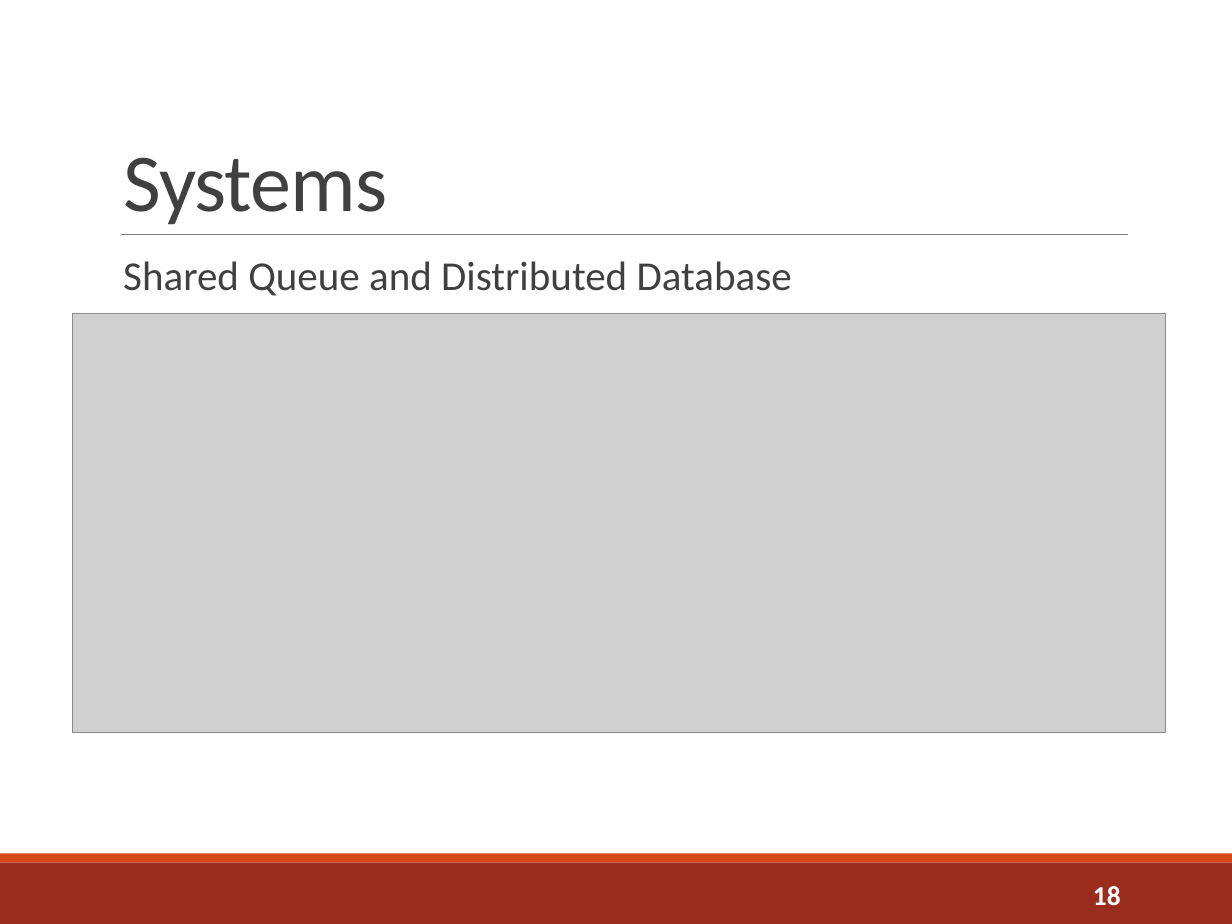
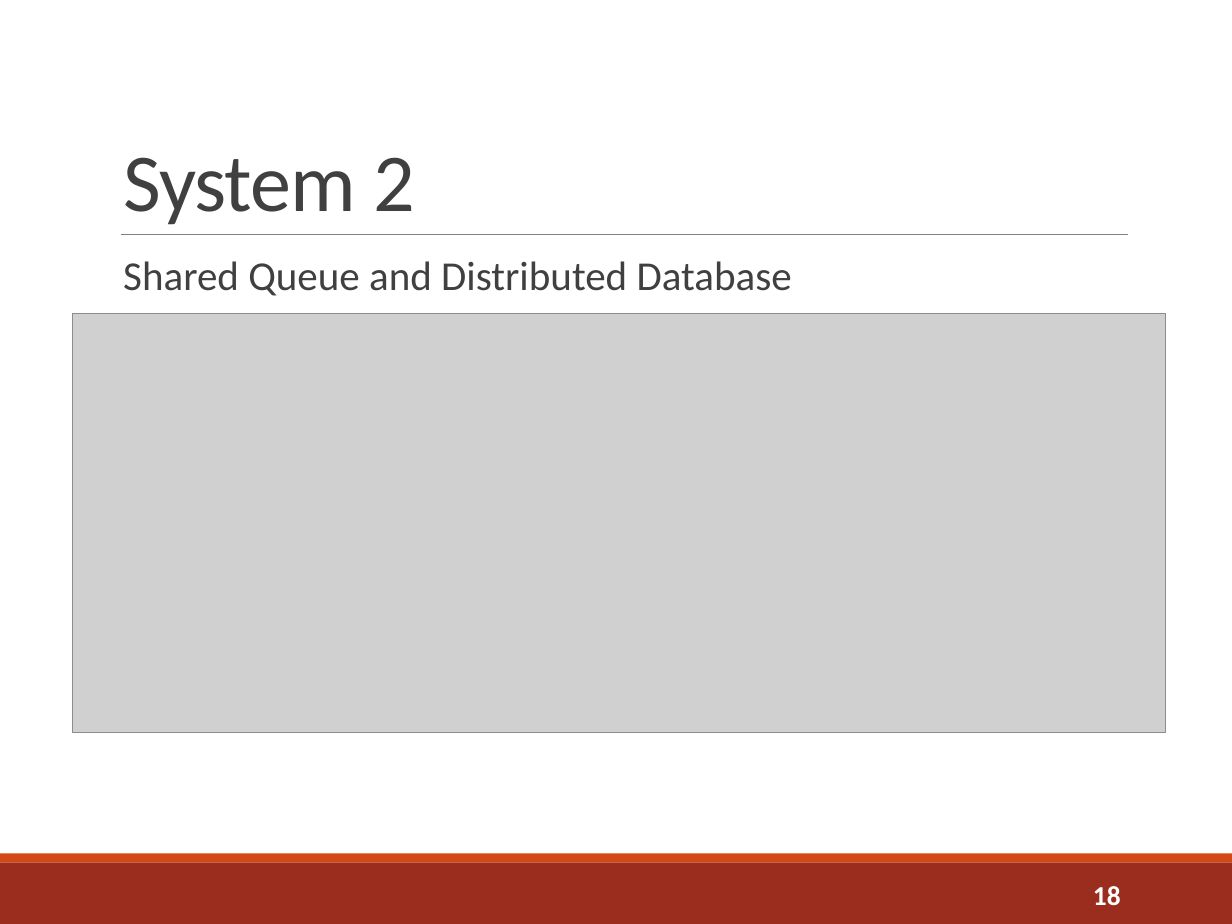
Before and after one commit to sshephard2/skewed-modelling, a slide deck: slide 18 of Presentation/Performance modelling of skewed demand in complex systems.pptx. Drawn at 1232x924 pixels with LibreOffice and Linux fonts; fonts in the diff are those of the drawing; grey boxes stand for pictures. Boxes give left, top, right and bottom in pixels: in the first picture for what was removed or moved away, otherwise in the second. Text is boxed around its words. In the diff, an @@ line names an element or a change of style, - is before the commit and + after.

```diff
--- a/Presentation/Performance modelling of skewed demand in complex systems.pptx
+++ b/Presentation/Performance modelling of skewed demand in complex systems.pptx
@@ title at [123,157,415,225]: text changed @@
-Systems
+System 2
```
Also in this commit, not shown: 5 other slides changed, 2 slides added, 2 slides removed.
